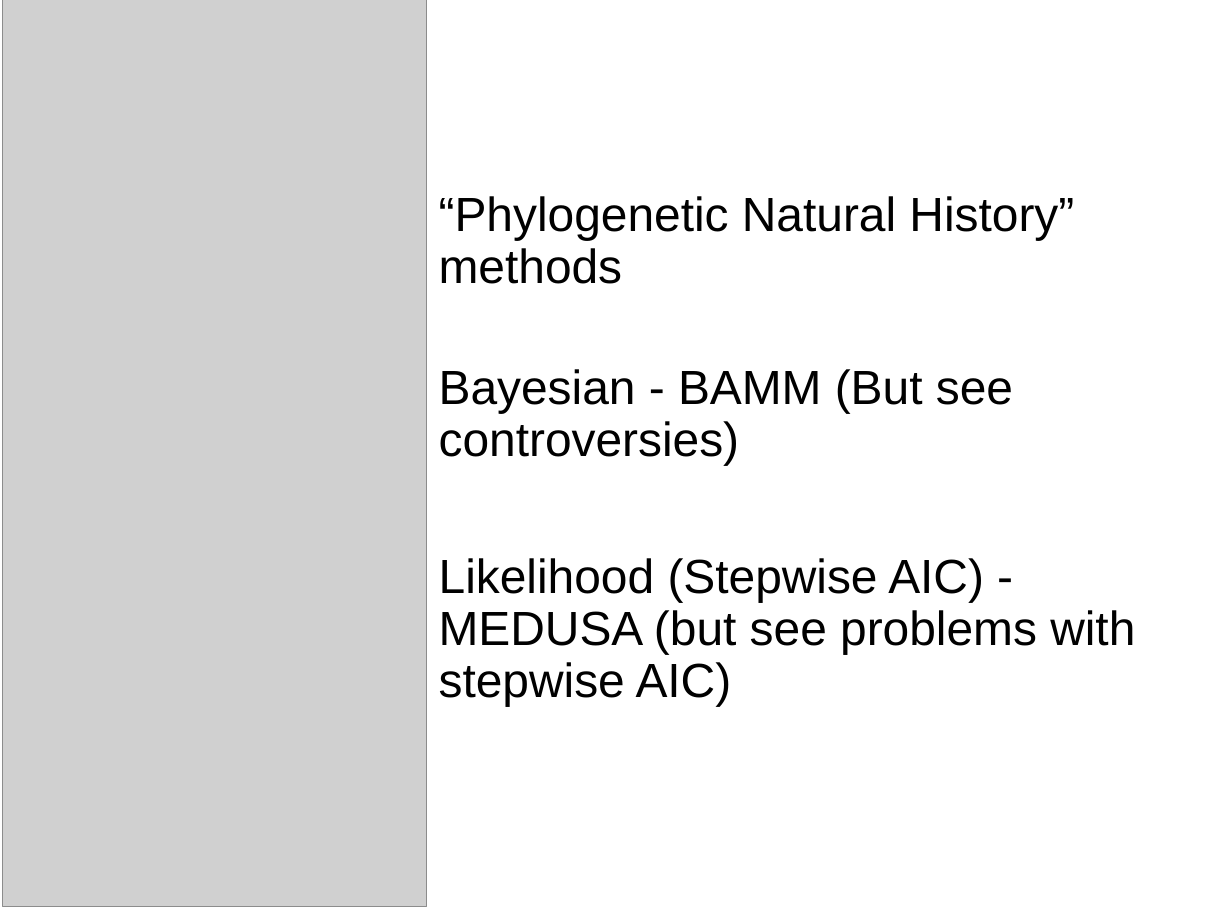
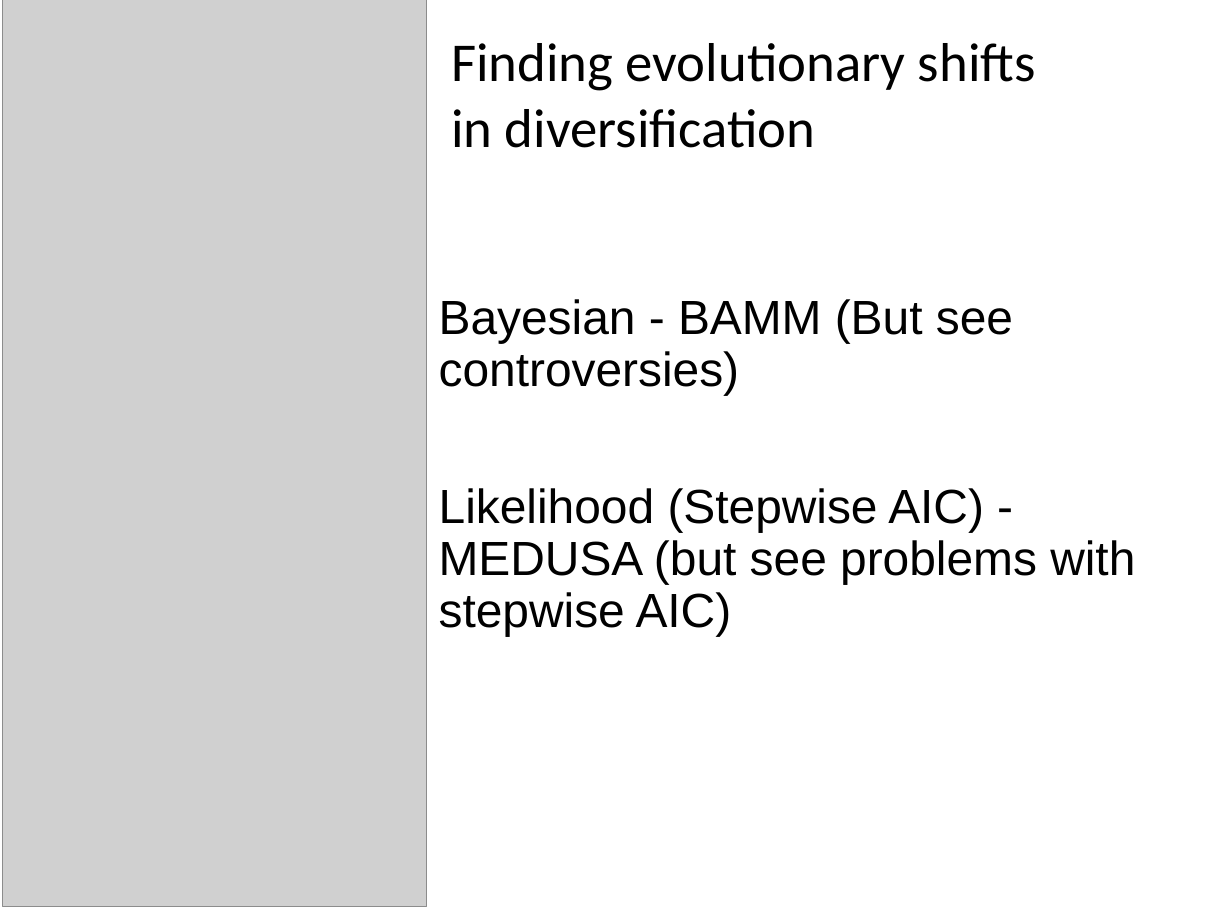
Before and after one commit to uyedaj/macrophy_course, a slide deck: slide 16 of lectures/slides/Diversification&SSE.pptx (slide 12 before the commit). Drawn at 1232x924 pixels with LibreOffice and Linux fonts; fonts in the diff are those of the drawing; grey boxes stand for pictures. Boxes give left, top, right and bottom in pixels: in the first picture for what was removed or moved away, otherwise in the second. Text is boxed around its words. In the diff, an @@ line names an element or a change of style, - is before the commit and + after.

Commit message:
Diversification lecture

```diff
--- a/lectures/slides/Diversification&SSE.pptx
+++ b/lectures/slides/Diversification&SSE.pptx
@@ text added at (451,43,1036,148), 32 pt, text #000000 @@
+Finding evolutionary shifts
+in diversification
@@ text at (439,196,1074,284): paragraph removed @@
-“Phylogenetic Natural History” methods
@@ text "Bayesian - BAMM (But see ...": place and size @@
-text "Bayesian - BAMM (But see ..." at (439,196,1135,706)
+text "Bayesian - BAMM (But see ..." at (439,299,1135,636)
```
Also in this commit, not shown: 4 other slides changed, 9 slides added, 2 other files.
